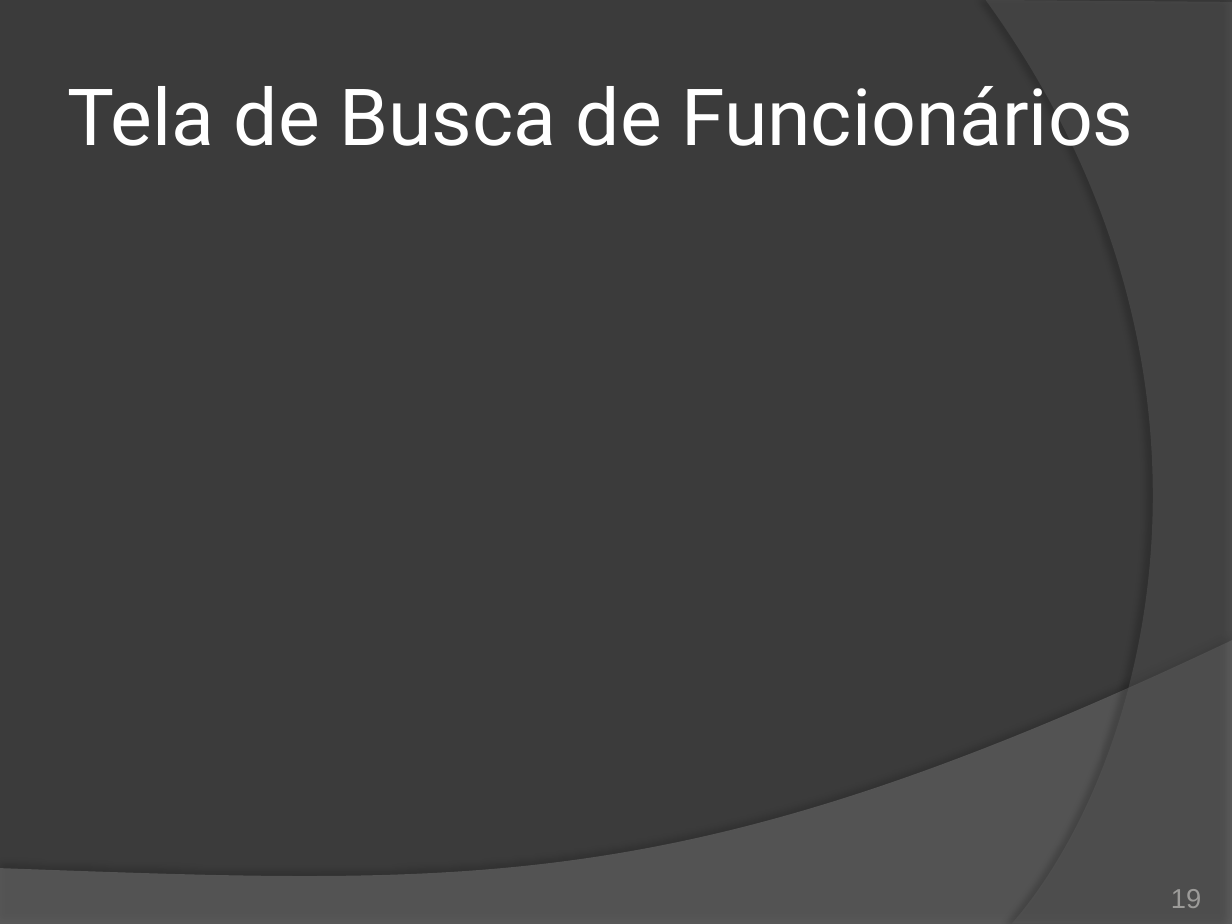
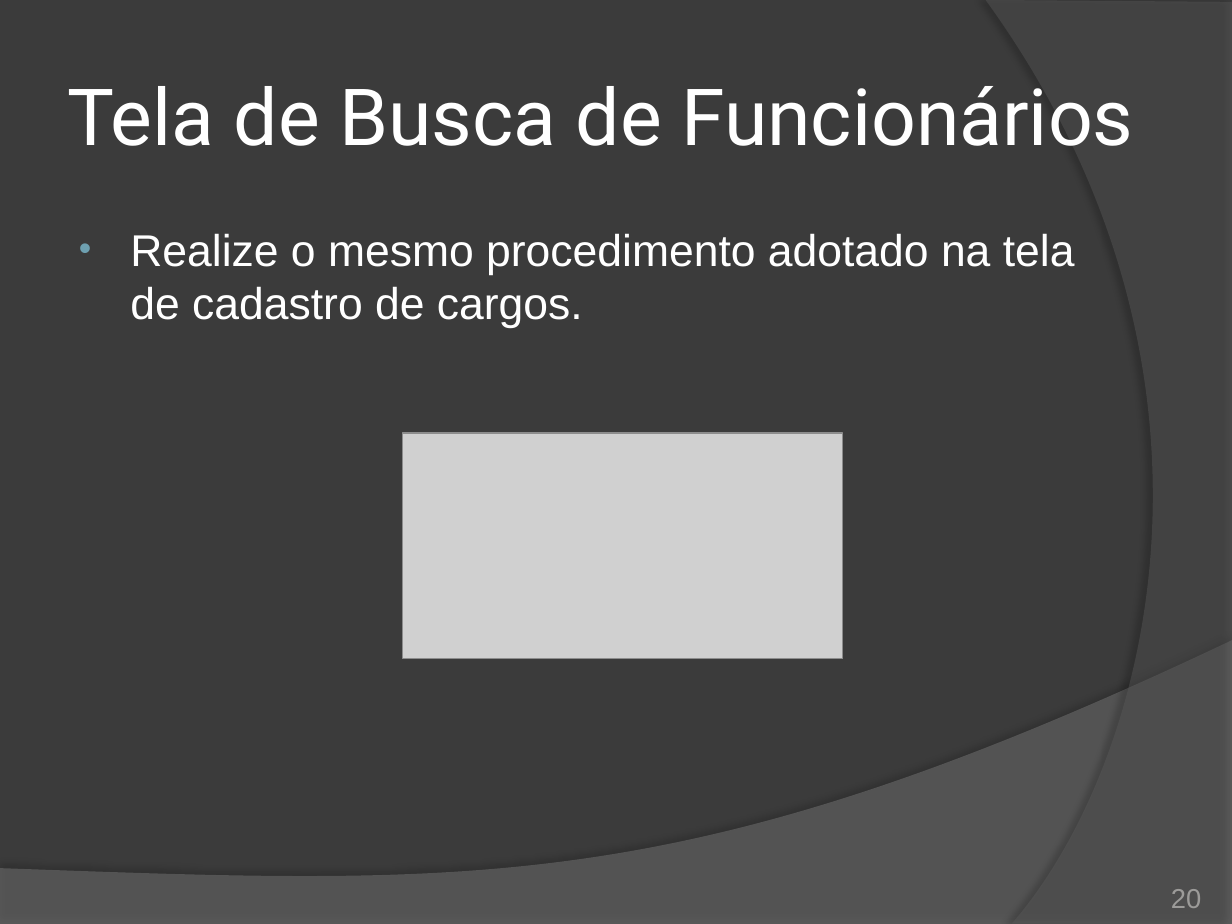
Before and after one commit to duchesqui/slzvieira-training, a slide deck: slide 20 of 2-Java-Programmer-Modulo-II/20.ProjetoFinal.pptx (slide 19 before the commit). Drawn at 1232x924 pixels with LibreOffice and Linux fonts; fonts in the diff are those of the drawing; grey boxes stand for pictures. Boxes give left, top, right and bottom in pixels: in the first picture for what was removed or moved away, otherwise in the second. Text is boxed around its words. In the diff, an @@ line names an element or a change of style, - is before the commit and + after.

```diff
--- a/2-Java-Programmer-Modulo-II/20.ProjetoFinal.pptx
+++ b/2-Java-Programmer-Modulo-II/20.ProjetoFinal.pptx
@@ text added at (130, 233, 1075, 328), 26 pt, text #FFFFFF @@
+• Realize o mesmo procedimento adotado na tela de cadastro de cargos.
@@ picture added at (403, 432, 843, 658) @@
@@ page number at (1171, 889, 1201, 908): text changed @@
-19
+20
```
Also in this commit, not shown: 6 other slides changed, 1 slide added, 33 other files.
